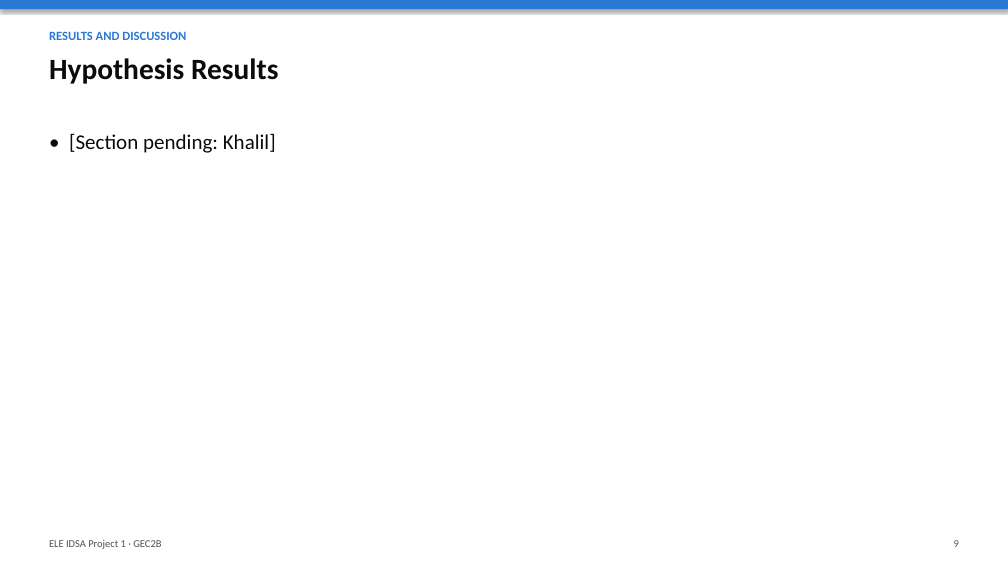
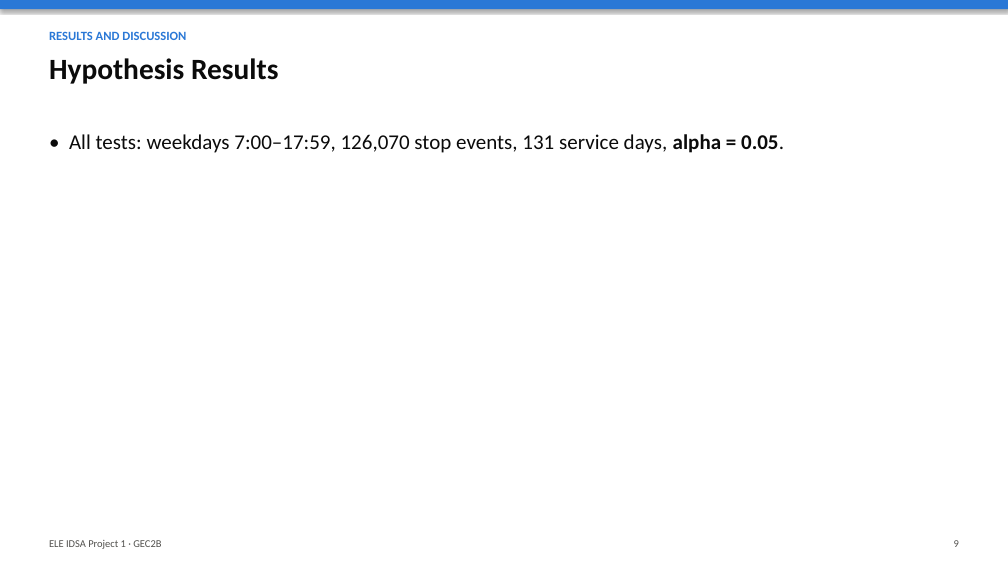
Before and after one commit to RJL-Marquez/ELE-IDSA-PROJECT-1, a slide deck: slide 9 of report/output/ELE_IDSA_Project1_Slides.pptx. Drawn at 1008x567 pixels with LibreOffice and Linux fonts; fonts in the diff are those of the drawing. Boxes give left, top, right and bottom in pixels: in the first picture for what was removed or moved away, otherwise in the second. Text is boxed around its words. In the diff, an @@ line names an element or a change of style, - is before the commit and + after.

```diff
--- a/report/output/ELE_IDSA_Project1_Slides.pptx
+++ b/report/output/ELE_IDSA_Project1_Slides.pptx
@@ text at box(69, 134, 784, 153): text changed @@
-• [Section pending: Khalil]
+• All tests: weekdays 7:00–17:59, 126,070 stop events, 131 service days, alpha = 0.05.
```
Also in this commit, not shown: 1 other slide changed, 7 slides added, 3 other files.
